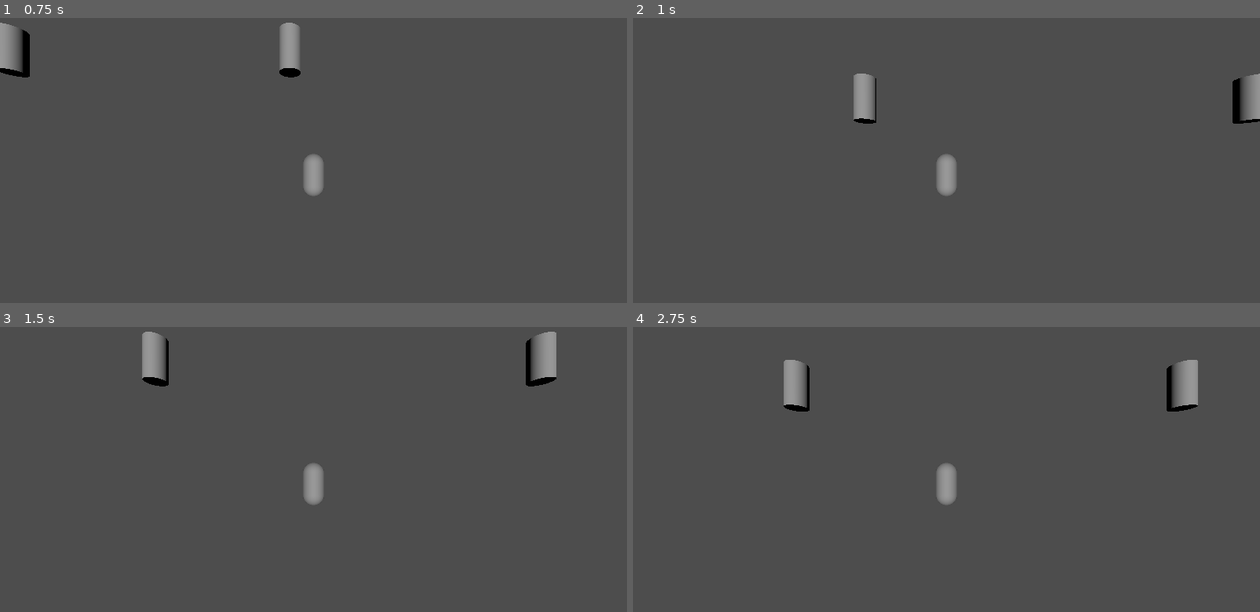
Above: before the commit, frames 1-4 (two rows, left to right).
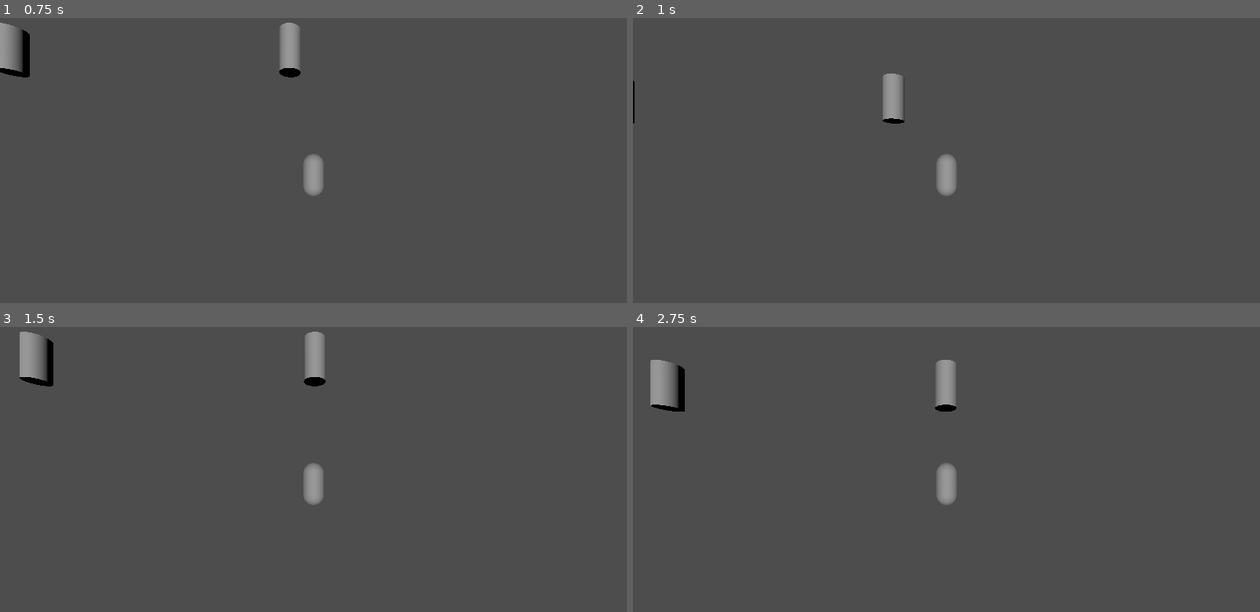
Above: after the commit, the same moments.

Repository: KaratePikachu/jamfestspring2026
Game: Godot game, scene res://test_scene_3d.tscn
Two runs of this game, one before a commit and one after it. Both use one fixed random seed, a clock stepped at 60 frames per second and the inputs below.
Inputs:
- Up to frame 1 (0.75 s): hold Right (move_right) from 0.53 s (still down); hold Shift (rewind, bound only after the commit) from 0.53 s (still down)
- Up to frame 2 (1 s): keep holding Right (move_right); keep holding Shift (rewind, bound only after the commit); tap X (jump) at 0.77 s; tap Z (sprint, bound only after the commit) at 0.8 s
- Up to frame 3 (1.5 s): tap X (jump) at 1.07 s; release Right (move_right) at 1.28 s; release Shift (rewind, bound only after the commit) at 1.28 s; hold Left (move_left) from 1.28 s (still down); tap Z (sprint, bound only after the commit) at 1.35 s
- Up to frame 4 (2.75 s): tap X (jump) at 1.52, 1.55, 1.82, 2.1 s; release Left (move_left) at 2.03 s; hold Right (move_right) from 2.03 s (still down); hold Shift (rewind, bound only after the commit) from 2.03 s (still down)

Frame 1 is identical in both runs. In frame 2, 1.7% of the frame differs, in the area x 0-100%, y 19-38%; in frame 3, 2.8%, in the area x 3-89%, y 1-21%; in frame 4, 2.7%.

Commit message:
rewind WIP

Diff:
--- a/components/jump_component.gd
+++ b/components/jump_component.gd
@@ -3,6 +3,7 @@
 
 @export var player : Player
 @export var gravity_component : GravityComponent
+@export var movement_component : MovementComponent
 
 @export var buffer_frames : int = 8
 
@@ -20,7 +21,7 @@
 
 
 
-	if Input.is_action_just_pressed("jump") or remaining_buffer > 0:
+	if not movement_component.sprinting and (Input.is_action_just_pressed("jump") or remaining_buffer > 0):
 		if player.is_on_floor():
 			if remaining_buffer > 0:
 				print("WAVEDASH")
--- a/components/movement_component.gd
+++ b/components/movement_component.gd
@@ -3,21 +3,36 @@
 
 @export var player : Player
 
-@export var grounded_acceleration : float = 2
+@export var walk_acceleration : float = 2
 @export var friction : Curve
+@export var sprint_friction : Curve
+
+var sprinting : bool = false
+
+func _input(event: InputEvent) -> void:
+	if event.is_action_pressed("sprint"):
+		player.internal_velocity.x *= 0.3
+		sprinting = true
+
+	if event.is_action_released("sprint"):
+		player.internal_velocity.x *= 0.3
+		sprinting = false
 
 func jump_boost() -> void:
 	pass
 
 ##Movement
 func walk() -> void:
-
 	var x_input : float = Input.get_axis("move_left","move_right")
-	player.internal_velocity.x += x_input * grounded_acceleration
+	player.internal_velocity.x += x_input * walk_acceleration
 
 
 
 func decelerate() -> void:
-	var amount : float = friction.sample(absf(player.velocity.x))
+	var amount : float = 100000
+	if sprinting:
+		amount = sprint_friction.sample(absf(player.velocity.x))
+	else:
+		amount = friction.sample(absf(player.velocity.x))
 	player.internal_velocity.x = move_toward(player.internal_velocity.x,0,amount)
 	#print(player.internal_velocity)
--- /dev/null
+++ b/components/rewind_component.gd
@@ -0,0 +1,36 @@
+class_name RewindComponent
+extends Node
+
+@export var player : Player
+@export var gravity_component : GravityComponent
+
+@export var rewind_path : Path3D
+@export var path_follow : PathFollow3D
+
+var recording : bool = false
+var rewinding : bool = false
+
+func _ready() -> void:
+	assert(rewind_path != null, "Null Rewind Path")
+
+func _input(event: InputEvent) -> void:
+	if event.is_action_pressed("rewind"):
+		recording = true
+
+	if event.is_action_released("rewind"):
+		recording = false
+		if rewind_path.curve.point_count >= 2:
+			var curve : Curve3D = rewind_path.curve
+
+			var launch_dir : Vector3 = curve.get_point_position(1) - curve.get_point_position(0)
+			#print(launch_dir)
+			#launch_dir.z = 0
+			gravity_component.on_fall()
+			player.global_position = curve.get_point_position(0)
+			player.internal_velocity = launch_dir * 300
+			print(player.internal_velocity)
+
+		rewind_path.curve.clear_points()
+
+func record_position() -> void:
+	rewind_path.curve.add_point(player.global_position)
--- a/player/player.gd
+++ b/player/player.gd
@@ -10,6 +10,7 @@
 @onready var movement_component : MovementComponent = $MovementComponent
 @onready var jump_component : JumpComponent = $JumpComponent
 @onready var gravity_component : GravityComponent = $GravityComponent
+@onready var rewind_component : RewindComponent = $RewindComponent
 
 func _ready() -> void:
 
@@ -27,6 +28,9 @@
 	movement_component.decelerate()
 
 	velocity = internal_velocity
-	print(velocity)
+	#print(velocity)
 	move_and_slide()
+
+	if rewind_component.recording:
+		rewind_component.record_position()
 	pass
--- a/player/player.tscn
+++ b/player/player.tscn
@@ -5,6 +5,7 @@
 [ext_resource type="Script" uid="uid://omsrneq4b0tv" path="res://components/gravity_component.gd" id="2_rkbax"]
 [ext_resource type="Script" uid="uid://dpxymuet07e4f" path="res://components/jump_component.gd" id="3_g1dw6"]
 [ext_resource type="Script" uid="uid://c3214t8lqeebx" path="res://components/movement_component.gd" id="4_yw30f"]
+[ext_resource type="Script" uid="uid://da4k1fsrg3ne7" path="res://components/rewind_component.gd" id="6_g6k8r"]
 
 [sub_resource type="CapsuleShape3D" id="CapsuleShape3D_0tyyh"]
 
@@ -17,8 +18,15 @@
 
 [sub_resource type="Curve" id="Curve_yw30f"]
 _limits = [1.0, 5.0, 0.0, 30.0]
-_data = [Vector2(0, 1), 0.0, 0.0, 0, 0, Vector2(15, 2), 0.0, 0.0, 0, 0, Vector2(25, 3), 0.0, 0.0, 0, 0]
-point_count = 3
+_data = [Vector2(0, 1), 0.0, 0.0, 0, 0, Vector2(15, 2), 0.0, 0.0, 0, 0, Vector2(25, 3), 0.0, 0.0, 0, 0, Vector2(30, 5), 0.0, 0.0, 0, 0]
+point_count = 4
+
+[sub_resource type="Curve" id="Curve_qjkh3"]
+_limits = [1.0, 5.0, 0.0, 40.0]
+_data = [Vector2(29.6, 1.9438205), 0.0, 0.0, 0, 0, Vector2(40, 3.0224721), 0.0, 0.0, 0, 0]
+point_count = 2
+
+[sub_resource type="Curve3D" id="Curve3D_g6k8r"]
 
 [node name="Player" type="CharacterBody3D" unique_id=1543801142]
 script = ExtResource("1_0tyyh")
@@ -43,14 +51,29 @@
 gravity_curve = SubResource("Curve_rkbax")
 metadata/_custom_type_script = "uid://omsrneq4b0tv"
 
-[node name="JumpComponent" type="Node" parent="." unique_id=1412861570 node_paths=PackedStringArray("player", "gravity_component")]
+[node name="JumpComponent" type="Node" parent="." unique_id=1412861570 node_paths=PackedStringArray("player", "gravity_component", "movement_component")]
 script = ExtResource("3_g1dw6")
 player = NodePath("..")
 gravity_component = NodePath("../GravityComponent")
+movement_component = NodePath("../MovementComponent")
 metadata/_custom_type_script = "uid://dpxymuet07e4f"
 
 [node name="MovementComponent" type="Node" parent="." unique_id=1685333201 node_paths=PackedStringArray("player")]
 script = ExtResource("4_yw30f")
 player = NodePath("..")
 friction = SubResource("Curve_yw30f")
+sprint_friction = SubResource("Curve_qjkh3")
 metadata/_custom_type_script = "uid://c3214t8lqeebx"
+
+[node name="RewindComponent" type="Node" parent="." unique_id=1208336863 node_paths=PackedStringArray("player", "gravity_component", "rewind_path", "path_follow")]
+script = ExtResource("6_g6k8r")
+player = NodePath("..")
+gravity_component = NodePath("../GravityComponent")
+rewind_path = NodePath("RewindPath")
+path_follow = NodePath("RewindPath/PathFollow3D")
+metadata/_custom_type_script = "uid://da4k1fsrg3ne7"
+
+[node name="RewindPath" type="Path3D" parent="RewindComponent" unique_id=1188445725]
+curve = SubResource("Curve3D_g6k8r")
+
+[node name="PathFollow3D" type="PathFollow3D" parent="RewindComponent/RewindPath" unique_id=609109677]
--- a/project.godot
+++ b/project.godot
@@ -40,6 +40,16 @@
 , Object(InputEventKey,"resource_local_to_scene":false,"resource_name":"","device":-1,"window_id":0,"alt_pressed":false …(182 unchanged characters)…
 ]
 }
+sprint={
+"deadzone": 0.2,
+"events": [Object(InputEventKey,"resource_local_to_scene":false,"resource_name":"","device":-1,"window_id":0,"alt_pressed":false,"shift_pressed":false,"ctrl_pressed":false,"meta_pressed":false,"pressed":false,"keycode":0,"physical_keycode":90,"key_label":0,"unicode":122,"location":0,"echo":false,"script":null)
+]
+}
+rewind={
+"deadzone": 0.2,
+"events": [Object(InputEventKey,"resource_local_to_scene":false,"resource_name":"","device":-1,"window_id":0,"alt_pressed":false,"shift_pressed":false,"ctrl_pressed":false,"meta_pressed":false,"pressed":false,"keycode":0,"physical_keycode":4194325,"key_label":0,"unicode":0,"location":0,"echo":false,"script":null)
+]
+}
 
 [physics]
 
--- a/test_scene_3d.tscn
+++ b/test_scene_3d.tscn
@@ -6,6 +6,9 @@
 size = Vector3(146.08618, 1, 1)
 
 [sub_resource type="CylinderMesh" id="CylinderMesh_qytyp"]
+
+[sub_resource type="BoxShape3D" id="BoxShape3D_qytyp"]
+size = Vector3(1, 4.4101563, 1)
 
 [node name="Node3D" type="Node3D" unique_id=2125828843]
 
@@ -40,3 +43,10 @@
 [node name="MeshInstance3D5" type="MeshInstance3D" parent="Node3D" unique_id=644726182]
 transform = Transform3D(1, 0, 0, 0, 1, 0, 0, 0, 1, 40.45605, 7.2620916, 0)
 mesh = SubResource("CylinderMesh_qytyp")
+
+[node name="StaticBody3D2" type="StaticBody3D" parent="." unique_id=1375491528]
+transform = Transform3D(1, 0, 0, 0, 1, 0, 0, 0, 1, 72.44811, 0, 0)
+
+[node name="CollisionShape3D" type="CollisionShape3D" parent="StaticBody3D2" unique_id=1936028802]
+transform = Transform3D(1, 0, 0, 0, 1, 0, 0, 0, 1, 0, 1.7050781, 0)
+shape = SubResource("BoxShape3D_qytyp")
Not shown, added: components/rewind_component.gd.uid
